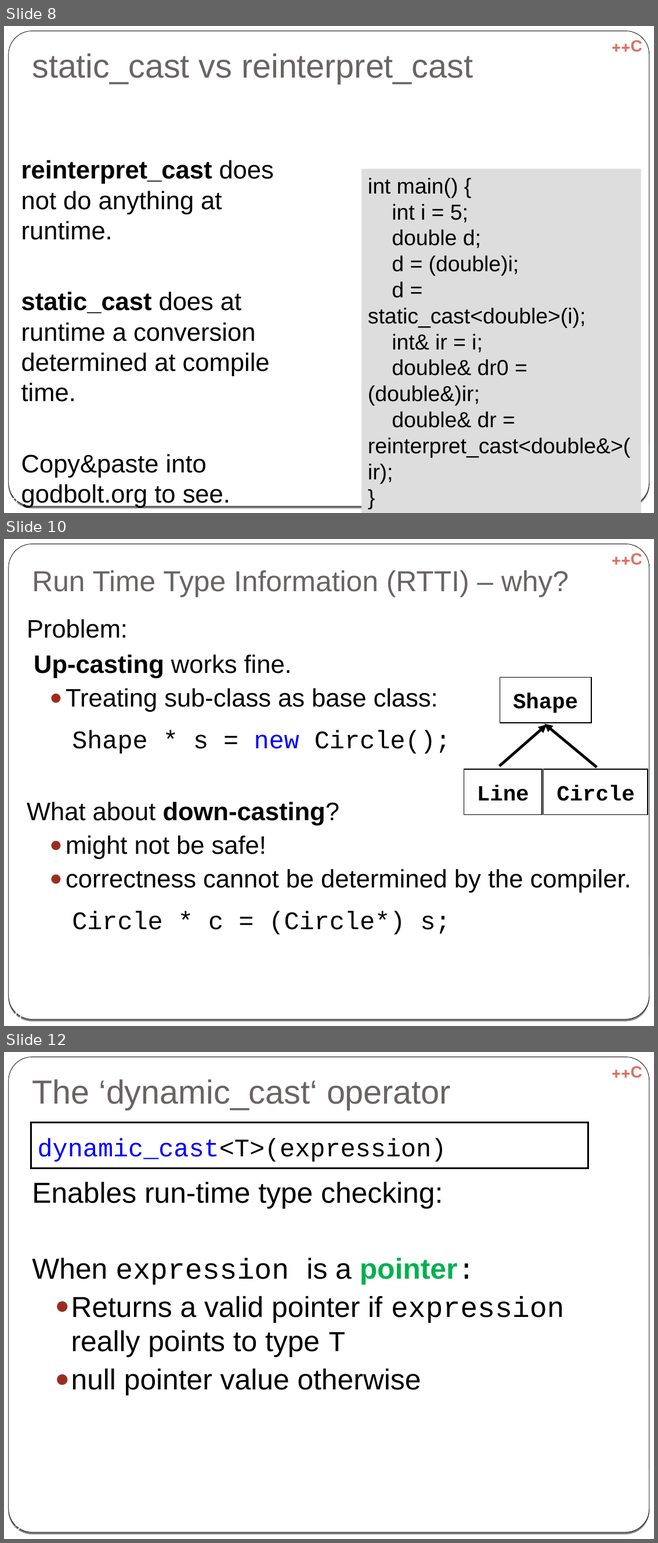
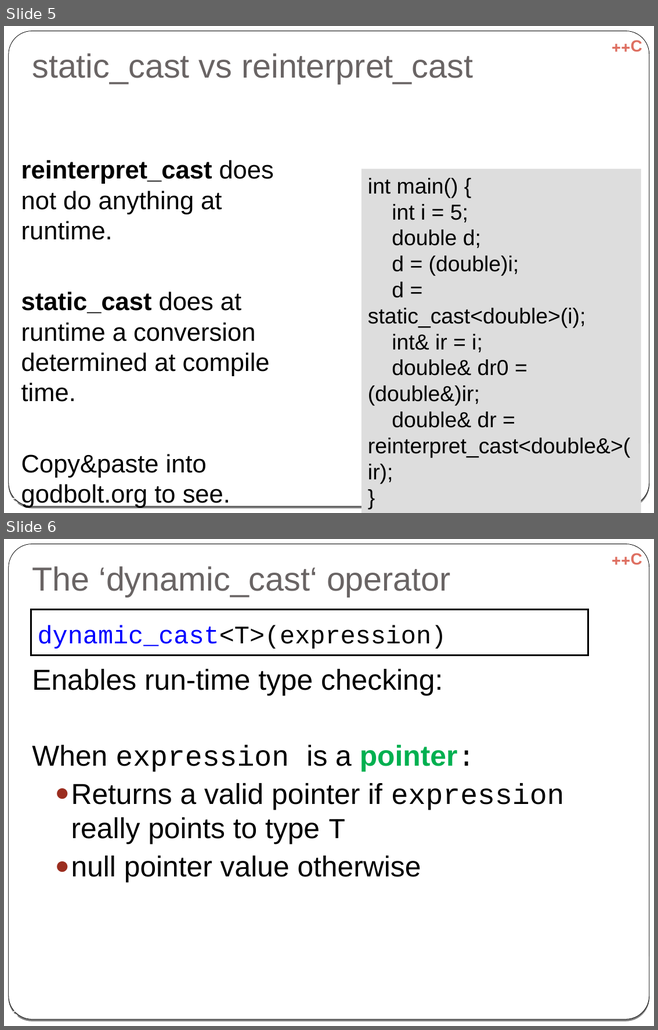
Before and after one commit to cpp-at-ariel/cpp-5781, a slide deck: 07-rtti/slides-1-rtti.odp. Shown one above the other, each under a label of ours: slides 8, 10 and 12 before the commit, slides 5 and 6 after it; the slides between them are not shown. The pictures are 658x1543 and 658x1030 pixels, drawn with LibreOffice and Linux fonts; fonts in the diff are those of the drawing. Boxes give left, top, right and bottom in pixels: in the first picture for what was removed or moved away, otherwise in the second. Text is boxed around its words. In the diff, an @@ line names an element or a change of style, - is before the commit and + after.

Commit message:
reorganize week 7 samples - shorten RTTI

```diff
--- a/07-rtti/slides-1-rtti.odp
+++ b/07-rtti/slides-1-rtti.odp
@@ slide 10 removed at (4, 539, 654, 1026), background gradient #000000 to #FFFFFF; not listed: 3 template elements that a slide beside it also shows @@
@@ title removed at (32, 570, 568, 598) @@
-Run Time Type Information (RTTI) – why?
@@ text removed at (27, 619, 631, 935) @@
-Problem:
-Up-casting works fine.
-  ● Treating sub-class as base class:
-Shape * s = new Circle();
-What about down-casting?
-  ● might not be safe!
-  ● correctness cannot be determined by the compiler.
-Circle * c = (Circle*) s;
@@ rectangle removed at (500, 678, 590, 723) @@
-Shape
@@ arrow removed from (499, 766) to (546, 725) @@
@@ arrow removed from (596, 768) to (544, 724) @@
@@ rectangle removed at (463, 770, 541, 815) @@
-Line
@@ rectangle removed at (543, 770, 647, 815) @@
-Circle
@@ page number removed at (7, 1010, 21, 1019) @@
-10
@@ what was slide 8 is now slide 5 @@
@@ what was slide 12 is now slide 6 @@
@@ page number at (12, 1010, 18, 1017): text changed @@
-12
+6
```
Also in this commit, not shown: 3 slides changed, 10 other slides removed, 15 other files.
